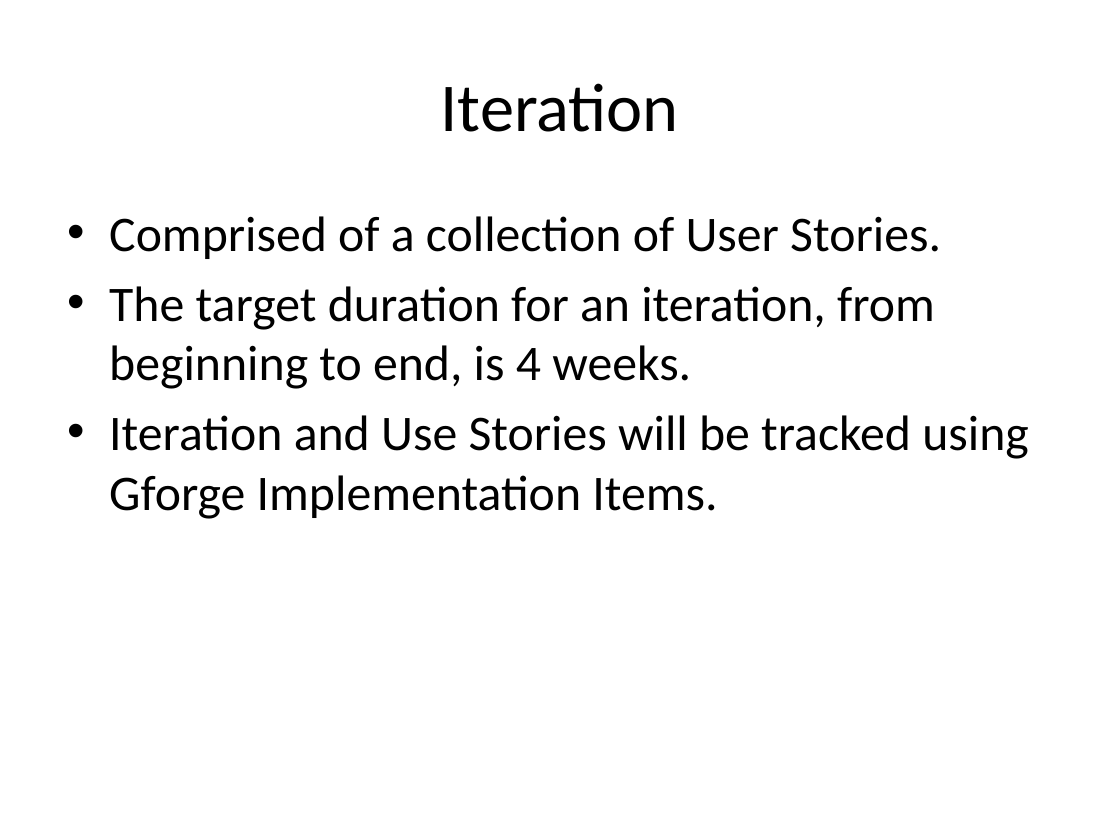
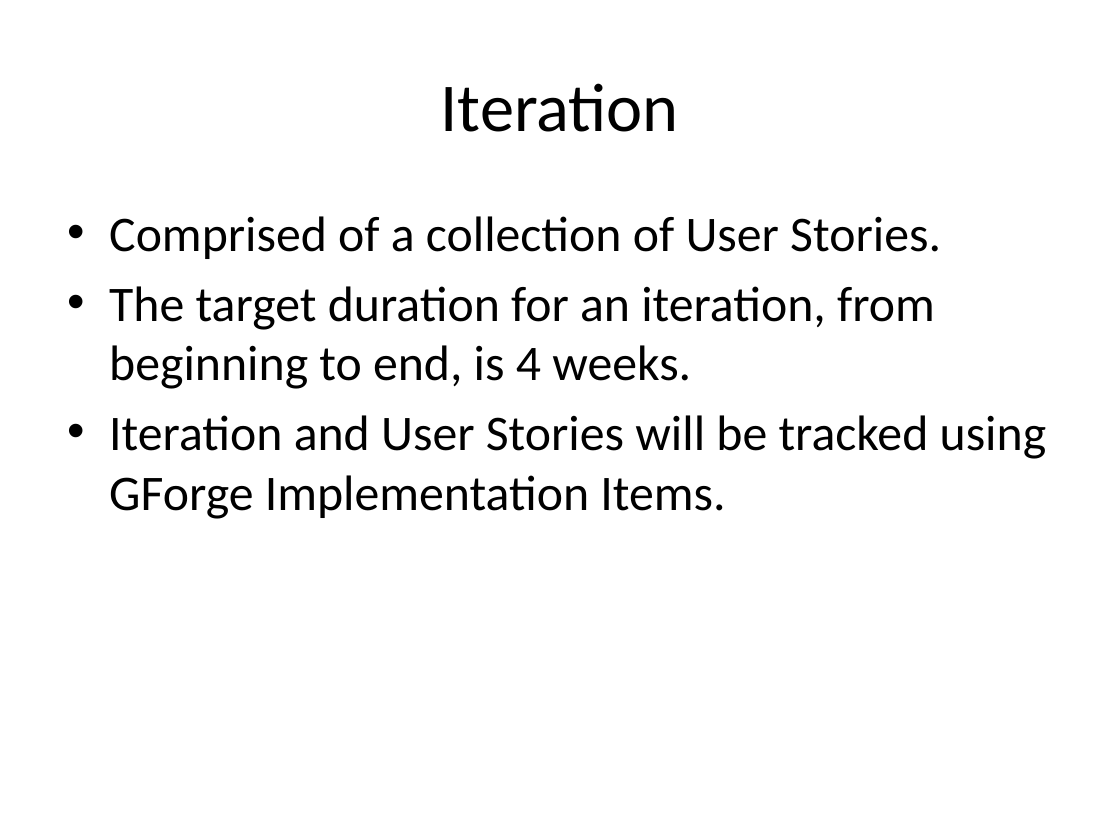
Before and after one commit to NCIP/caintegrator, a slide deck: slide 3 of docs/project_management/internal_meetings/caI2 – Iteration c1 - kickoff meeting.pptx. Drawn at 1120x840 pixels with LibreOffice and Linux fonts; fonts in the diff are those of the drawing. Boxes give left, top, right and bottom in pixels: in the first picture for what was removed or moved away, otherwise in the second. Text is boxed around its words. In the diff, an @@ line names an element or a change of style, - is before the commit and + after.

Commit message:
Fixed several typos.  No new material.

```diff
--- a/docs/project_management/internal_meetings/caI2 – Iteration c1 - kickoff meeting.pptx
+++ b/docs/project_management/internal_meetings/caI2 – Iteration c1 - kickoff meeting.pptx
@@ text at <box>109,415,1047,519</box>: text changed @@
-• Iteration and Use Stories will be tracked using Gforge Implementation Items.
+• Iteration and User Stories will be tracked using GForge Implementation Items.
```
Also in this commit, not shown: 4 other slides changed.
